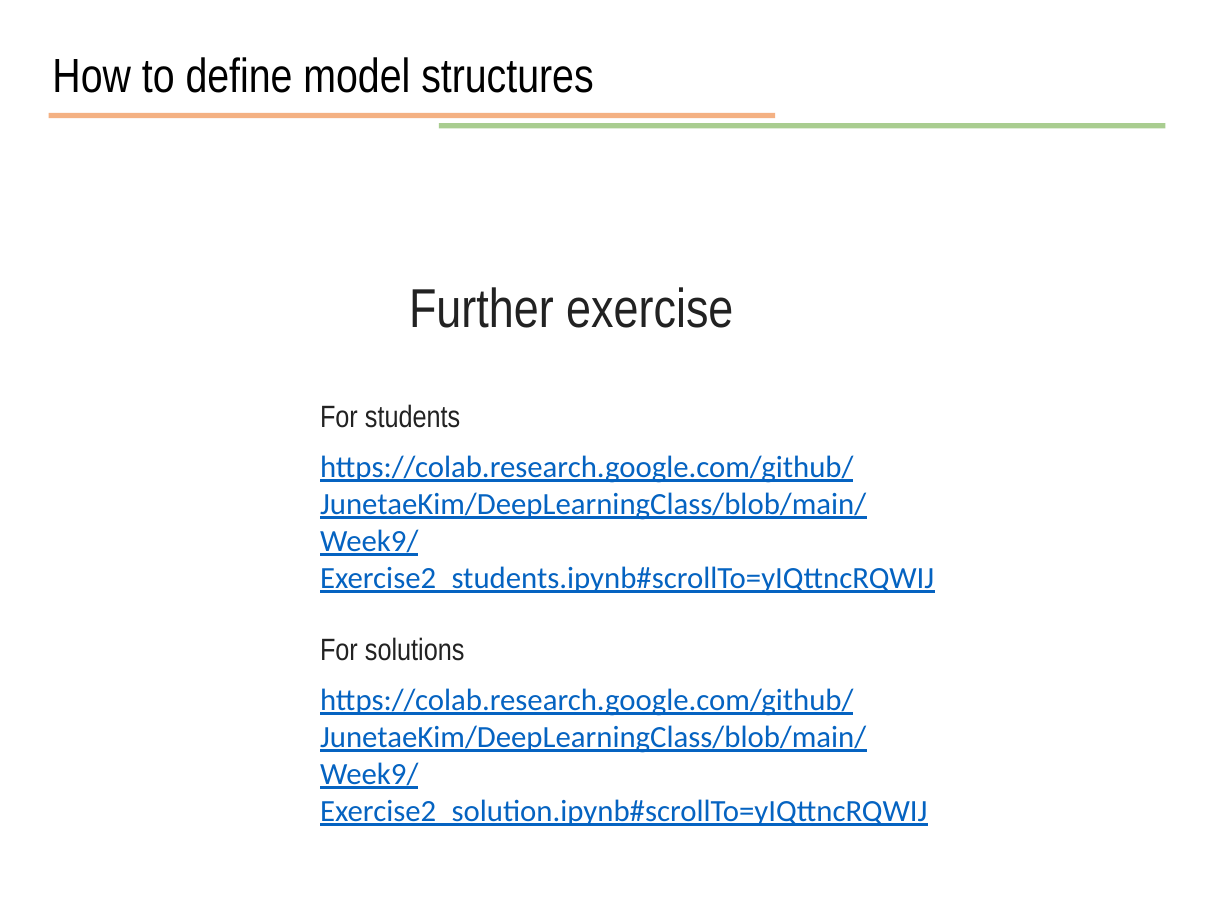
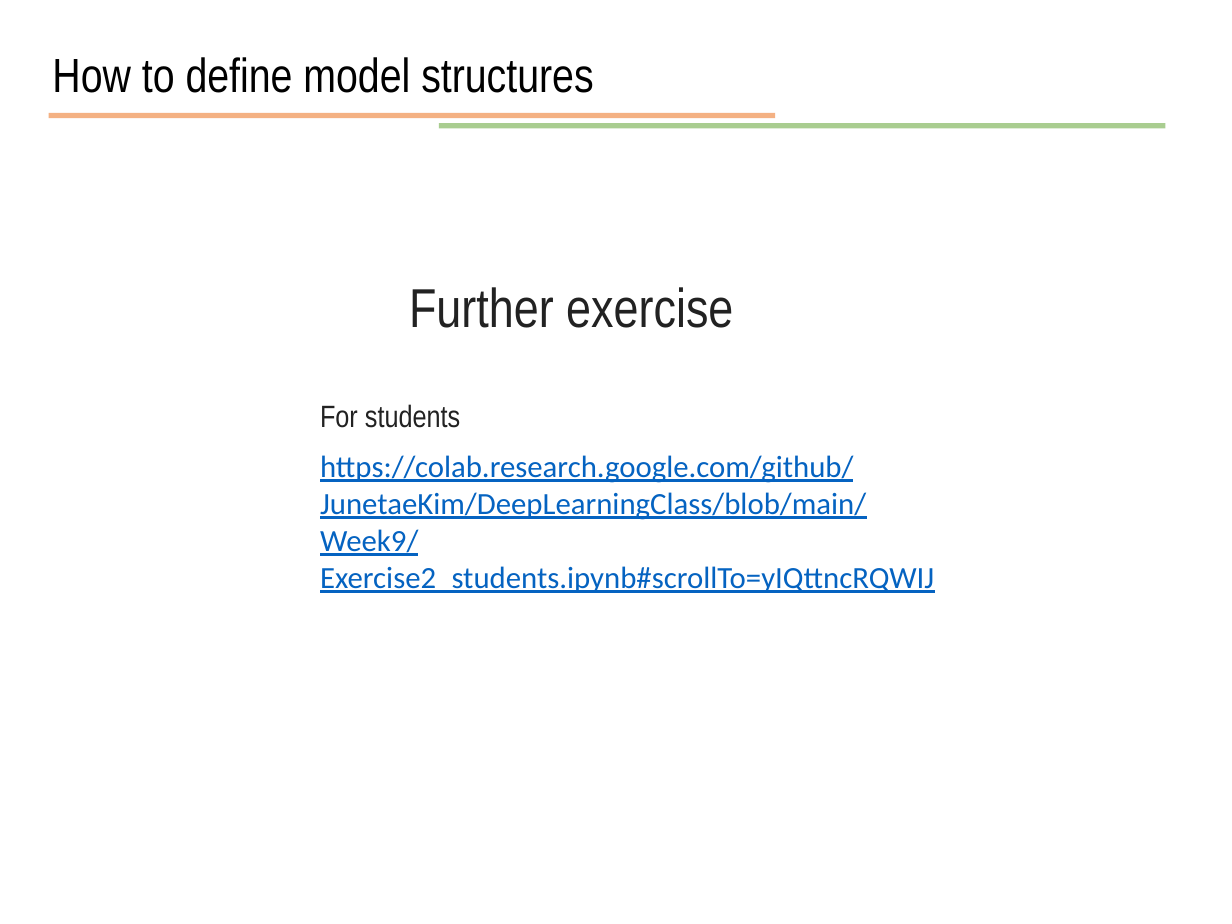
Before and after one commit to JunetaeKim/DeepLearningClass, a slide deck: slide 45 of Week9/week9 Introduction to tensorflow.pptx. Drawn at 1232x924 pixels with LibreOffice and Linux fonts; fonts in the diff are those of the drawing. Boxes give left, top, right and bottom in pixels: in the first picture for what was removed or moved away, otherwise in the second. Text is boxed around its words. In the diff, an @@ line names an element or a change of style, - is before the commit and + after.

Commit message:
updated

```diff
--- a/Week9/week9 Introduction to tensorflow.pptx
+++ b/Week9/week9 Introduction to tensorflow.pptx
@@ text removed at (320,637,465,661) @@
-For solutions
@@ text removed at (320,688,927,826) @@
-https://colab.research.google.com/github/JunetaeKim/DeepLearningClass/blob/main/Week9/Exercise2_solution.ipynb#scrollTo=yIQttncRQWIJ
```
